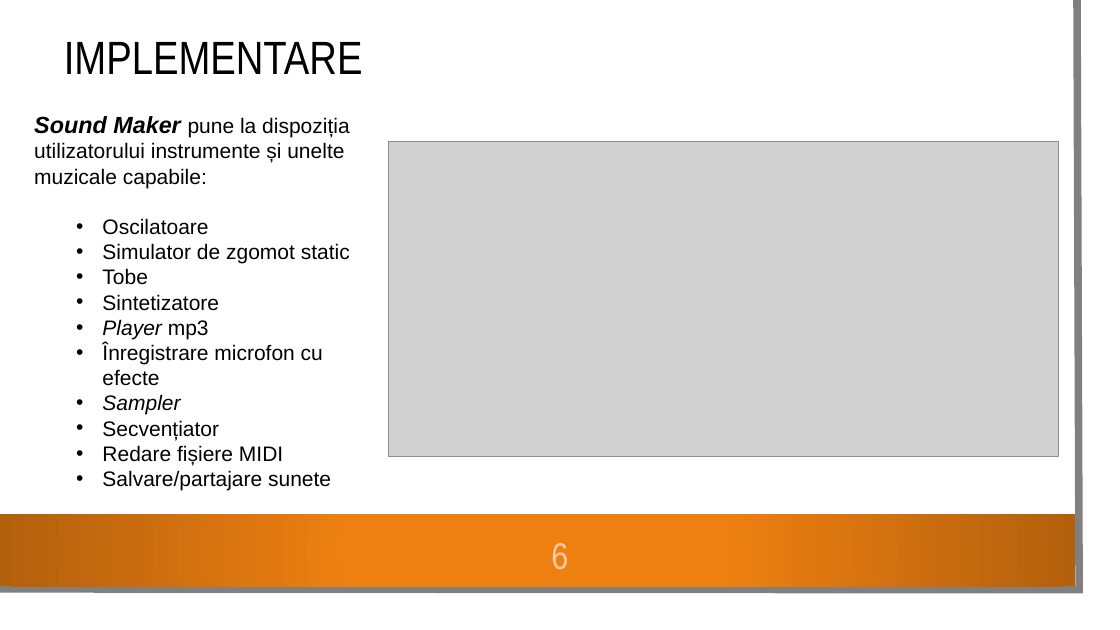
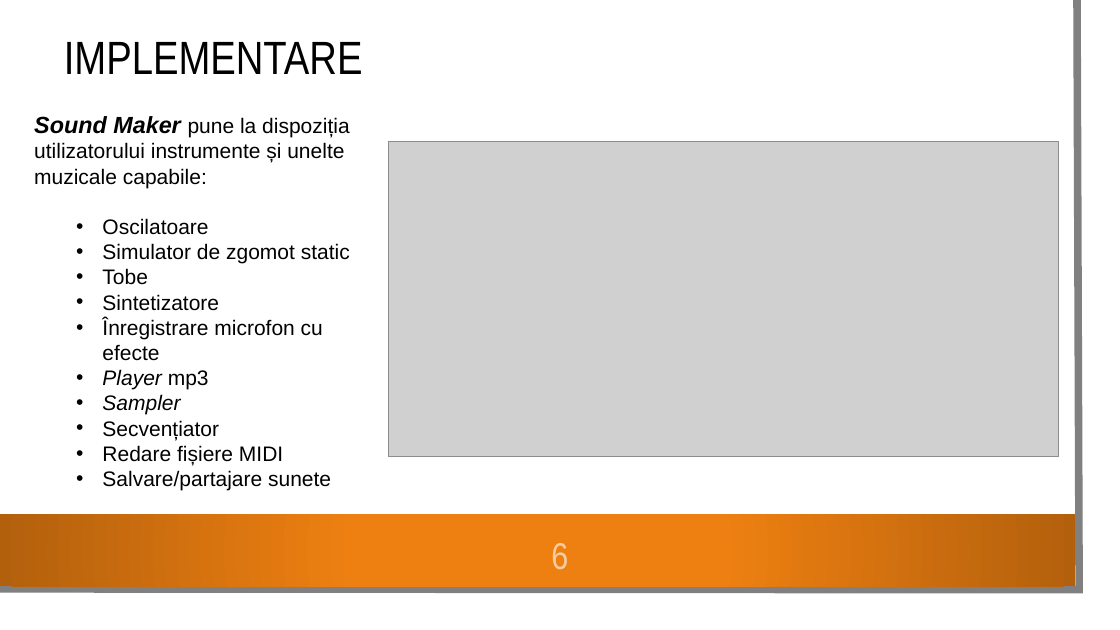
Before and after one commit to paulscutaru/SoundMaker, a slide deck: slide 6 of public/documentation/prezentare.pptx. Drawn at 1120x630 pixels with LibreOffice and Linux fonts; fonts in the diff are those of the drawing; grey boxes stand for pictures; background and template pictures are left out. Boxes give left, top, right and bottom in pixels: in the first picture for what was removed or moved away, otherwise in the second. Text is boxed around its words. In the diff, an @@ line names an element or a change of style, - is before the commit and + after.

```diff
--- a/public/documentation/prezentare.pptx
+++ b/public/documentation/prezentare.pptx
@@ text at (102, 318, 323, 361): paragraph added @@
+  • Înregistrare microfon cu efecte
@@ text at (102, 344, 323, 386): paragraph removed @@
-  • Înregistrare microfon cu efecte
```
Also in this commit, not shown: 4 other slides changed, 1 slide added, 3 other files.
